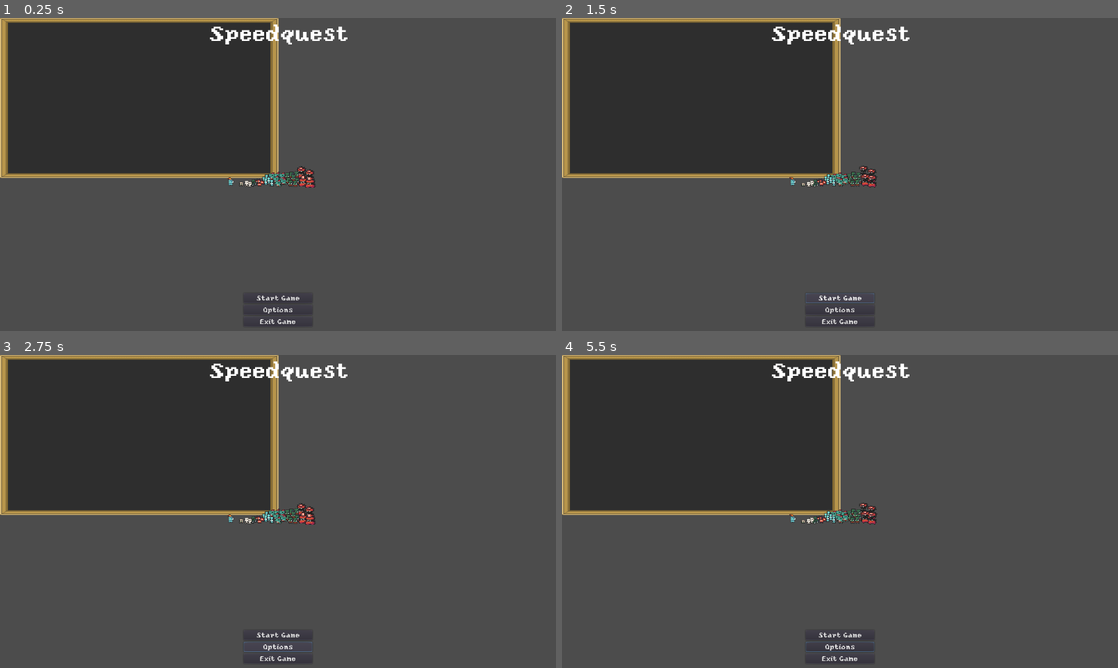
Above: before the commit, frames 1-4 (two rows, left to right).
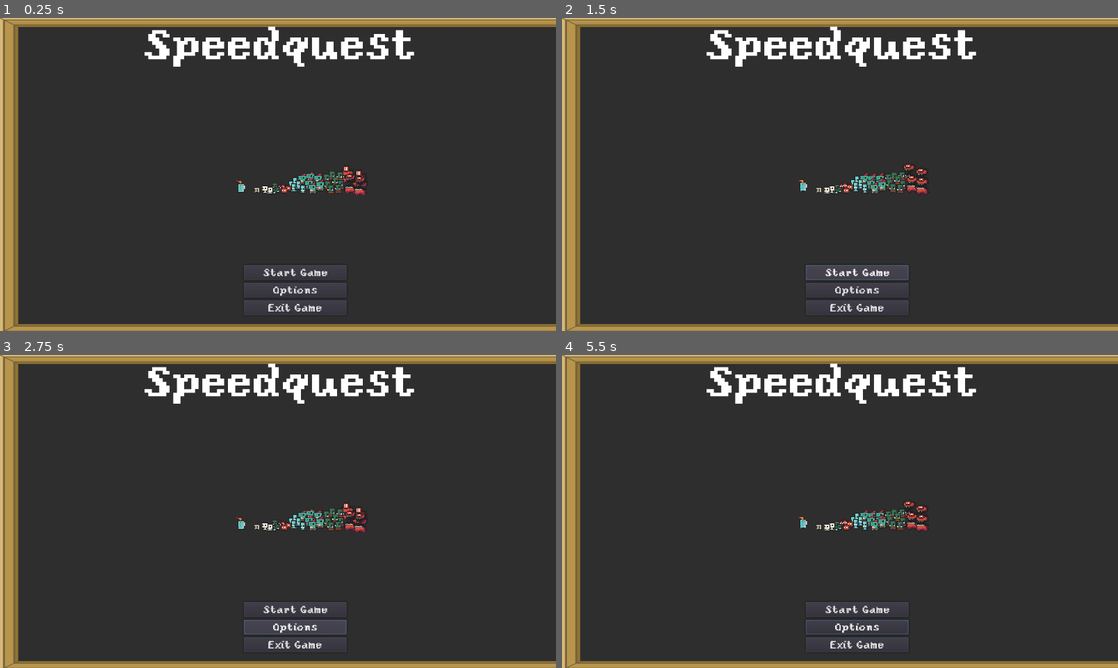
Above: after the commit, the same moments.

Repository: CaptainJiggles11/SpeedQuest
Game: Godot game, scene res://scenes/Start Screen.tscn
Two runs of this game, one before a commit and one after it. Both use one fixed random seed, a clock stepped at 60 frames per second and the inputs below. This scene is started directly instead of the project's main scene. Sound files missing from this copy of the repository are replaced by a short silence.
Inputs (mouse positions are in pixels of both pictures, inside the frame that each line leads up to):
- Up to frame 1 (0.25 s): no input
- Up to frame 2 (1.5 s): click "Start Game" at 0.5 s; click "Start Game" at 1.25 s
- Up to frame 3 (2.75 s): click "Options" at 2 s
- Up to frame 4 (5.5 s): move the mouse to (962, 495) at 2.77 s; hold Right (ui_right) 2.78-3.53 s; click (962, 495) at 2.85 s; move the mouse to (728, 527) at 3.52 s; hold Down (ui_down) 3.53-4.28 s; tap Shift (roll) at 3.6, 5.1 s; move the mouse to (895, 442) at 4.27 s; hold Right (ui_right) 4.28-5.03 s; click (895, 442) at 4.35 s; move the mouse to (812, 574) at 5.02 s; hold Up (ui_up) from 5.03 s (still down)

The runs differ from the first frame. In frame 1, 77% of the frame differs, in the area x 0-100%, y 0-100%; in frame 2, 77%; in frame 3, 77%; in frame 4, 77%.
Error in both runs: Invalid get index 'x' (on base: 'Nil'). (res://scripts/Enemy.gd:66)

Commit message:
Update Start Screen.tscn

Diff:
--- a/scenes/Start Screen.tscn
+++ b/scenes/Start Screen.tscn
@@ -40,7 +40,7 @@
 [ext_resource path="res://art/packs/0x72_DungeonTilesetII_v1.4/frames/skelet_idle_anim_f1.png" type="Texture" id=38]
 
 [sub_resource type="DynamicFont" id=1]
-size = 50
+size = 100
 font_data = ExtResource( 1 )
 
 [sub_resource type="DynamicFont" id=2]
@@ -132,7 +132,7 @@
 [node name="Frame" type="TextureRect" parent="."]
 margin_right = 637.0
 margin_bottom = 359.0
-rect_scale = Vector2( 0.61, 0.35 )
+rect_scale = Vector2( 1.4, 0.69 )
 texture = ExtResource( 32 )
 
 [node name="Background" type="TextureRect" parent="."]
@@ -153,9 +153,10 @@
 anchor_right = 0.5
 anchor_bottom = 1.0
 margin_left = -79.0
-margin_top = -93.0
+margin_top = -161.0
 margin_right = 79.0
-margin_bottom = -3.0
+margin_bottom = -71.0
+rect_scale = Vector2( 1.5, 1.5 )
 alignment = 1
 
 [node name="Start" type="Button" parent="VBoxContainer"]
@@ -185,248 +186,241 @@
 anchor_right = 0.5
 anchor_bottom = 0.5
 margin_left = -156.0
-margin_top = -71.5
+margin_top = -103.5
 margin_right = 156.0
-margin_bottom = 71.5
+margin_bottom = 39.5
+rect_scale = Vector2( 1.5, 1.5 )
 custom_styles/panel = SubResource( 5 )
 
 [node name="Knight" type="AnimatedSprite" parent="Panel"]
 position = Vector2( 47, 82.5 )
 frames = SubResource( 6 )
-frame = 2
+frame = 1
 playing = true
 
 [node name="Demon" type="AnimatedSprite" parent="Panel"]
 position = Vector2( 210, 62.5 )
 frames = SubResource( 7 )
-frame = 3
+frame = 2
 playing = true
 flip_h = true
 
 [node name="Demon2" type="AnimatedSprite" parent="Panel"]
 position = Vector2( 229, 69.5 )
 frames = SubResource( 7 )
-frame = 3
+frame = 2
 playing = true
 flip_h = true
 
 [node name="Demon3" type="AnimatedSprite" parent="Panel"]
 position = Vector2( 215, 79.5 )
 frames = SubResource( 7 )
-frame = 2
+frame = 1
 playing = true
 flip_h = true
 
 [node name="Demon4" type="AnimatedSprite" parent="Panel"]
 position = Vector2( 230, 82.5 )
 frames = SubResource( 7 )
-frame = 2
+frame = 1
 playing = true
 flip_h = true
 
 [node name="Orc" type="AnimatedSprite" parent="Panel"]
 position = Vector2( 188, 69.5 )
 frames = SubResource( 8 )
+frame = 3
 playing = true
 flip_h = true
 
 [node name="Orc2" type="AnimatedSprite" parent="Panel"]
 position = Vector2( 179, 72.5 )
 frames = SubResource( 8 )
-frame = 3
+frame = 2
 playing = true
 flip_h = true
 
 [node name="Orc3" type="AnimatedSprite" parent="Panel"]
 position = Vector2( 200, 69.5 )
 frames = SubResource( 8 )
-frame = 3
+frame = 2
 playing = true
 flip_h = true
 
 [node name="Orc4" type="AnimatedSprite" parent="Panel"]
 position = Vector2( 193, 76.5 )
 frames = SubResource( 8 )
-frame = 2
+frame = 1
 playing = true
 flip_h = true
 
 [node name="Orc5" type="AnimatedSprite" parent="Panel"]
 position = Vector2( 181, 82.5 )
 frames = SubResource( 8 )
-frame = 2
+frame = 1
 playing = true
 flip_h = true
 
 [node name="Orc6" type="AnimatedSprite" parent="Panel"]
 position = Vector2( 186, 88.5 )
 frames = SubResource( 8 )
-frame = 2
+frame = 1
 playing = true
 flip_h = true
 
 [node name="Orc7" type="AnimatedSprite" parent="Panel"]
 position = Vector2( 201, 82.5 )
 frames = SubResource( 8 )
-frame = 1
 playing = true
 flip_h = true
 
 [node name="Orc8" type="AnimatedSprite" parent="Panel"]
 position = Vector2( 197, 88.5 )
 frames = SubResource( 8 )
-frame = 1
 playing = true
 flip_h = true
 
 [node name="Lizard" type="AnimatedSprite" parent="Panel"]
 position = Vector2( 154, 69.5 )
 frames = SubResource( 9 )
+frame = 3
 playing = true
 flip_h = true
 
 [node name="Lizard2" type="AnimatedSprite" parent="Panel"]
 position = Vector2( 142, 70.5 )
 frames = SubResource( 9 )
-frame = 3
+frame = 2
 playing = true
 flip_h = true
 
 [node name="Lizard3" type="AnimatedSprite" parent="Panel"]
 position = Vector2( 152, 78.5 )
 frames = SubResource( 9 )
-frame = 3
+frame = 2
 playing = true
 flip_h = true
 
 [node name="Lizard4" type="AnimatedSprite" parent="Panel"]
 position = Vector2( 166, 70.5 )
 frames = SubResource( 9 )
-frame = 3
+frame = 2
 playing = true
 flip_h = true
 
 [node name="Lizard5" type="AnimatedSprite" parent="Panel"]
 position = Vector2( 166, 79.5 )
 frames = SubResource( 9 )
-frame = 2
+frame = 1
 playing = true
 flip_h = true
 
 [node name="lizard6" type="AnimatedSprite" parent="Panel"]
 position = Vector2( 157, 84.5 )
 frames = SubResource( 9 )
-frame = 1
 playing = true
 flip_h = true
 
 [node name="lizard7" type="AnimatedSprite" parent="Panel"]
 position = Vector2( 169, 80.5 )
 frames = SubResource( 9 )
-frame = 1
 playing = true
 flip_h = true
 
 [node name="Zombie" type="AnimatedSprite" parent="Panel"]
 position = Vector2( 124, 83 )
 frames = SubResource( 10 )
-frame = 1
 playing = true
 flip_h = true
 
 [node name="Zombie2" type="AnimatedSprite" parent="Panel"]
 position = Vector2( 130, 78 )
 frames = SubResource( 10 )
-frame = 1
 playing = true
 flip_h = true
 
 [node name="Zombie3" type="AnimatedSprite" parent="Panel"]
 position = Vector2( 128, 87 )
 frames = SubResource( 10 )
-frame = 1
 playing = true
 flip_h = true
 
 [node name="Zombie4" type="AnimatedSprite" parent="Panel"]
 position = Vector2( 135, 83.5 )
 frames = SubResource( 10 )
-frame = 1
 playing = true
 flip_h = true
 
 [node name="Zombie5" type="AnimatedSprite" parent="Panel"]
 position = Vector2( 142, 90 )
 frames = SubResource( 10 )
-frame = 1
 playing = true
 flip_h = true
 
 [node name="Imp" type="AnimatedSprite" parent="Panel"]
 position = Vector2( 108, 85 )
 frames = SubResource( 11 )
-frame = 2
+frame = 1
 playing = true
 flip_h = true
 
 [node name="Imp2" type="AnimatedSprite" parent="Panel"]
 position = Vector2( 113, 84 )
 frames = SubResource( 11 )
-frame = 2
+frame = 1
 playing = true
 flip_h = true
 
 [node name="Imp3" type="AnimatedSprite" parent="Panel"]
 position = Vector2( 120, 86 )
 frames = SubResource( 11 )
-frame = 2
+frame = 1
 playing = true
 flip_h = true
 
 [node name="Imp4" type="AnimatedSprite" parent="Panel"]
 position = Vector2( 114, 90 )
 frames = SubResource( 11 )
-frame = 1
 playing = true
 flip_h = true
 
 [node name="Goblin" type="AnimatedSprite" parent="Panel"]
 position = Vector2( 100, 84 )
 frames = SubResource( 12 )
+frame = 3
 playing = true
 flip_h = true
 
 [node name="Goblin2" type="AnimatedSprite" parent="Panel"]
 position = Vector2( 103, 89 )
 frames = SubResource( 12 )
-frame = 3
+frame = 2
 playing = true
 flip_h = true
 
 [node name="Goblin3" type="AnimatedSprite" parent="Panel"]
 position = Vector2( 97, 91 )
 frames = SubResource( 12 )
-frame = 3
+frame = 2
 playing = true
 flip_h = true
 
 [node name="Skeleton" type="AnimatedSprite" parent="Panel"]
 position = Vector2( 91, 90.5 )
 frames = SubResource( 13 )
-frame = 1
 playing = true
 flip_h = true
 
 [node name="Skeleton2" type="AnimatedSprite" parent="Panel"]
 position = Vector2( 84, 90.5 )
 frames = SubResource( 13 )
-frame = 3
+frame = 2
 playing = true
 flip_h = true
 
 [node name="Tzombie" type="AnimatedSprite" parent="Panel"]
 position = Vector2( 72, 89.5 )
 frames = SubResource( 14 )
-frame = 3
-playing = true
-flip_h = true
+frame = 2
+playing = true
+flip_h = true
